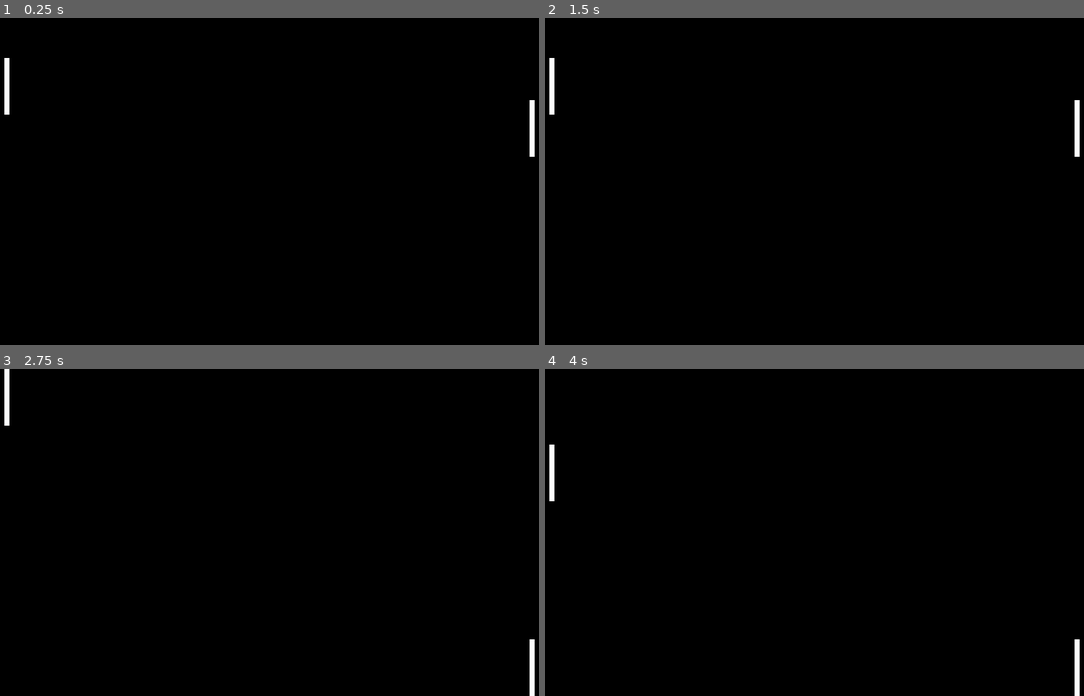
Above: before the commit, frames 1-4 (two rows, left to right).
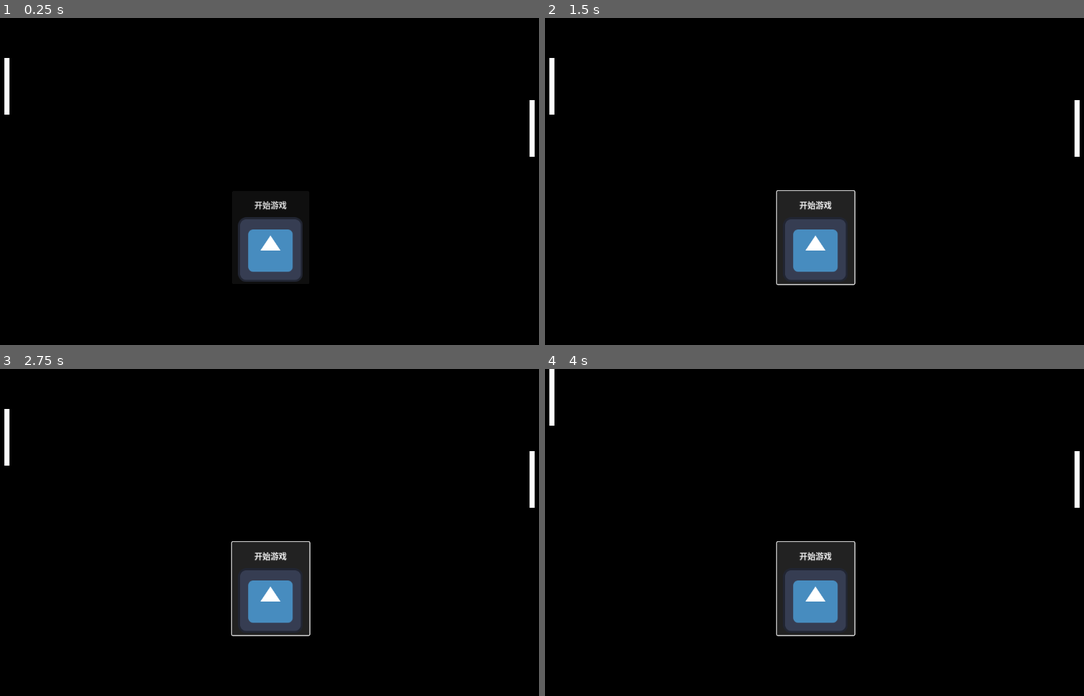
Above: after the commit, the same moments.

Repository: yulan233/ping_pong_godot
Game: Godot game, scene res://node_2d.tscn
Two runs of this game, one before a commit and one after it. Both use one fixed random seed, a clock stepped at 60 frames per second and the inputs below. The engine's default icon, where the game draws it, is replaced by a stand-in: a white triangle on a blue panel in a dark square.
Inputs (mouse positions are in pixels of both pictures, inside the frame that each line leads up to):
- Up to frame 1 (0.25 s): no input
- Up to frame 2 (1.5 s): click (814, 237) at 0.5 s, where only the run after the commit has a clickable "开始游戏"; click (814, 237) at 1.25 s, where only the run after the commit has a clickable "开始游戏"
- Up to frame 3 (2.75 s): hold Up (ui_up) from 2.03 s (still down)
- Up to frame 4 (4 s): release Up (ui_up) at 2.78 s; hold Down (ui_down) 2.78-3.53 s; tap Enter at 3.5 s; hold Up (ui_up) from 3.53 s (still down)

The runs differ from the first frame. In frame 1, 2.5% of the frame differs, in the area x 44-57%, y 55-81%; in frame 2, 4.3%; in frame 3, 4.9%; in frame 4, 5.0%, in the area x 0-100%, y 0-100%.

Commit message:
一个简单的半成品ui

Diff:
--- a/Main.gd
+++ b/Main.gd
@@ -1,11 +1,20 @@
 extends Node2D
 
+@onready var ui: Control = $UI
 
 # Called when the node enters the scene tree for the first time.
 func _ready() -> void:
+	# 设置ui界面大小
+	ui.size=get_viewport_rect().size
 	pass # Replace with function body.
 
 
 # Called every frame. 'delta' is the elapsed time since the previous frame.
 func _process(_delta: float) -> void:
 	pass
+
+
+
+func _on_button_pressed() -> void:
+	GlobalVar.isStart=!GlobalVar.isStart
+	pass # Replace with function body.
--- /dev/null
+++ b/ball.tscn
@@ -0,0 +1,12 @@
+[gd_scene load_steps=2 format=3 uid="uid://h6l070jybvfn"]
+
+[sub_resource type="RectangleShape2D" id="RectangleShape2D_bat8c"]
+size = Vector2(15, 15)
+
+[node name="Ball" type="Area2D"]
+
+[node name="CollisionShape2D" type="CollisionShape2D" parent="."]
+shape = SubResource("RectangleShape2D_bat8c")
+
+[node name="Polygon2D" type="Polygon2D" parent="."]
+polygon = PackedVector2Array(-7.5, -7.5, 7.5, -7.5, 7.5, 7.5, -7.5, 7.5)
--- /dev/null
+++ b/globalVar.gd
@@ -0,0 +1,3 @@
+extends Node
+# 全局变量
+var isStart:=false
--- a/node_2d.tscn
+++ b/node_2d.tscn
@@ -1,7 +1,8 @@
-[gd_scene load_steps=3 format=3 uid="uid://8syculcb3lxr"]
+[gd_scene load_steps=4 format=3 uid="uid://8syculcb3lxr"]
 
 [ext_resource type="Script" path="res://Main.gd" id="1_mer6w"]
 [ext_resource type="PackedScene" uid="uid://c0khdntwboro1" path="res://player.tscn" id="2_qqe6n"]
+[ext_resource type="Texture2D" uid="uid://b6mh3jcpixe7q" path="res://icon.svg" id="3_7348w"]
 
 [node name="World" type="Node2D"]
 script = ExtResource("1_mer6w")
@@ -16,3 +17,29 @@
 
 [node name="Player" parent="." instance=ExtResource("2_qqe6n")]
 position = Vector2(48, 135)
+
+[node name="UI" type="Control" parent="."]
+layout_mode = 3
+anchors_preset = 0
+offset_right = 1152.0
+offset_bottom = 648.0
+
+[node name="Button" type="Button" parent="UI"]
+layout_mode = 1
+anchors_preset = 7
+anchor_left = 0.5
+anchor_top = 1.0
+anchor_right = 0.5
+anchor_bottom = 1.0
+offset_left = -82.0
+offset_top = -203.0
+offset_right = 71.0
+offset_bottom = -121.0
+grow_horizontal = 2
+grow_vertical = 0
+text = "开始游戏"
+icon = ExtResource("3_7348w")
+icon_alignment = 1
+vertical_icon_alignment = 2
+
+[connection signal="pressed" from="UI/Button" to="." method="_on_button_pressed"]
--- a/player.gd
+++ b/player.gd
@@ -13,6 +13,8 @@
 	window_size = get_viewport_rect().size
 
 func _physics_process(_delta: float) -> void:
+	if GlobalVar.isStart==false:
+		return
 	if is_user_input_enabled:
 		# 移动角色
 		var direction := Input.get_axis("ui_up", "ui_down")
--- a/player.tscn
+++ b/player.tscn
@@ -3,7 +3,7 @@
 [ext_resource type="Script" path="res://player.gd" id="1_2vanx"]
 
 [sub_resource type="RectangleShape2D" id="RectangleShape2D_3yqqx"]
-size = Vector2(10, 32)
+size = Vector2(10, 112)
 
 [node name="Player" type="CharacterBody2D"]
 script = ExtResource("1_2vanx")
--- a/project.godot
+++ b/project.godot
@@ -15,6 +15,10 @@
 config/features=PackedStringArray("4.3", "Forward Plus")
 config/icon="res://icon.svg"
 
+[autoload]
+
+GlobalVar="*res://globalVar.gd"
+
 [display]
 
 window/stretch/mode="canvas_items"
